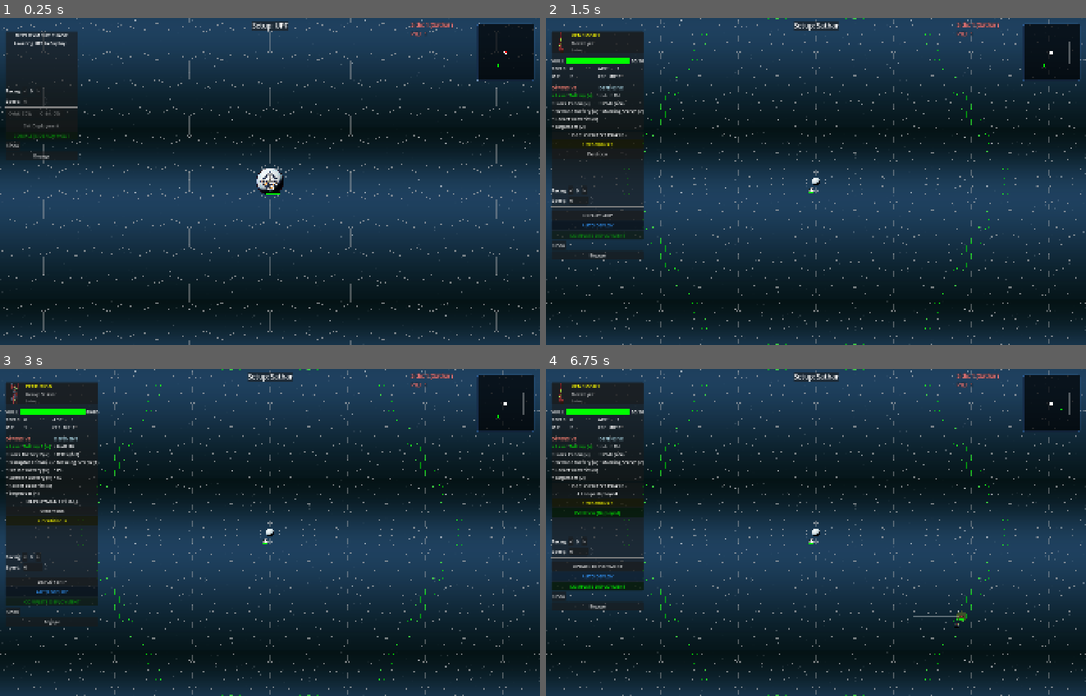
Above: before the commit, frames 1-4 (two rows, left to right).
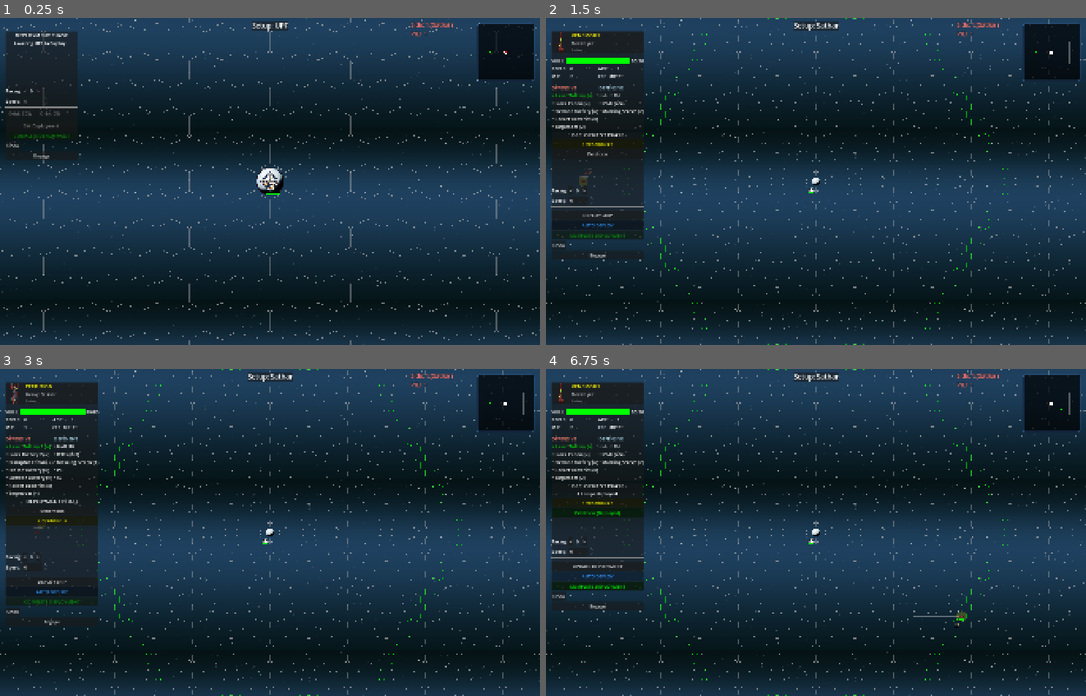
Above: after the commit, the same moments.

Repository: jjeffers/sf-kh-simulator
Game: Godot game, scene res://Scenes/Main.tscn
The game is run twice, just before and just after one commit, with the same random seed, the same clock (stepped at 60 frames per second) and the same inputs. This scene is started directly instead of the project's main scene.
Inputs:
- Up to frame 1 (0.25 s): no input
- Up to frame 2 (1.5 s): click "Undo" at 0.5 s; click "Venemous" at 1.25 s
- Up to frame 3 (3 s): click "> Venemous <" at 2 s; click "Perdition" at 2.75 s
- Up to frame 4 (6.75 s): click "Venemous" at 3.5 s; click "<" at 4.25 s; click ">" at 5 s; click "DEPLOY SHIP" at 5.75 s; click "AUTO DEPLOY" at 6.5 s

The runs differ from the first frame. In frame 1, less than 0.1% of the frame differs, in the area x 90-93%, y 10-16%; in frame 2, less than 0.1%, in the area x 6-93%, y 10-52%; in frame 3, less than 0.1%; in frame 4, nothing differs.

Commit message:
Fix ship destruction and desync issues

Diff:
--- a/Scripts/Combat.gd
+++ b/Scripts/Combat.gd
@@ -1,5 +1,7 @@
 class_name Combat
 extends Node
+
+static var combat_rng: RandomNumberGenerator = RandomNumberGenerator.new()
 
 const BASE_HIT_CHANCE = 80
 const RANGE_PENALTY = 5 # per hex
@@ -230,7 +232,7 @@
 # Returns result dict: {success: bool, chance: int, roll: int}
 static func get_hit_roll_details(dist: int, weapon: Dictionary = {}, target: Ship = null, is_head_on: bool = false, icm_count: int = 0, source: Ship = null) -> Dictionary:
 	var chance = calculate_hit_chance(dist, weapon, target, is_head_on, icm_count, source)
-	var roll = randi() % 100 + 1 # 1-100
+	var roll = combat_rng.randi() % 100 + 1 # 1-100
 	print("Combat Roll: Distance %d, Chance %d%%, Rolled %d" % [dist, chance, roll])
 	return {
 		"success": roll <= chance,
@@ -261,7 +263,7 @@
 			var sides = int(dice_part[1])
 			var total = 0
 			for i in range(count):
-				total += randi() % sides + 1
+				total += combat_rng.randi() % sides + 1
 			print("Damage Roll: %s -> %d" % [damage_str, total + bonus])
 			return total + bonus
 
@@ -270,7 +272,7 @@
 # --- Damage System ---
 
 static func calculate_damage_roll(dtm: int) -> int:
-	var roll = (randi() % 100) + 1
+	var roll = (combat_rng.randi() % 100) + 1
 	var total = roll + dtm
 	print("Damage Roll: d100(%d) + DTM(%d) = %d" % [roll, dtm, total])
 	return total
--- a/Scripts/ComputerOpponent.gd
+++ b/Scripts/ComputerOpponent.gd
@@ -147,6 +147,8 @@
 						game_manager.execute_commit_combat(attacks_data, seed_val)
 				else:
 					_think(1.0)
+			else:
+				_think(1.0)
 		GameManager.Phase.REPAIR:
 			if game_manager.repair_subphase != side_id:
 				_think(1.0)
@@ -154,8 +156,8 @@
 
 			if not _has_finished_repairs():
 				_execute_repairs()
-			else:
-				_think(1.0)
+
+			_think(1.0)
 
 # --- DEPLOYMENT ---
 func _execute_deployment():
@@ -200,8 +202,8 @@
 		# If enemy is within 18 hexes, activate the seeker!
 		if min_d <= 18:
 			game_manager.log_message("AI activating Seeker at %v! Target detected at distance %d" % [s_pos, min_d])
-			if game_manager._is_networked() and not game_manager._is_server_or_offline():
-				game_manager.rpc_activate_seeker.rpc_id(1, s_pos)
+			if game_manager._is_networked():
+				game_manager.rpc_activate_seeker.rpc(s_pos)
 			else:
 				game_manager.rpc_activate_seeker(s_pos)
 
--- a/Scripts/GameManager.gd
+++ b/Scripts/GameManager.gd
@@ -1660,11 +1660,12 @@
 
 	if _is_server_or_offline():
 		# Broadcast to all clients (Authority -> Clients)
-		# We use the SAME seed provided by the client to ensure fairness/sync
+		# Server dictates the seed to prevent Client Desync Injection
+		var final_seed = randi()
 		if _is_networked() and multiplayer.get_peers().size() > 0:
-			rpc("rpc_resolve_combat", attacks_data, rng_seed)
+			rpc("rpc_resolve_combat", attacks_data, final_seed)
 		else:
-			rpc_resolve_combat(attacks_data, rng_seed)
+			rpc_resolve_combat(attacks_data, final_seed)
 	else:
 		# If a client somehow received this (shouldn't happen if we only rpc_id(1)), ignore or log
 		pass
@@ -1677,7 +1678,7 @@
 	current_combat_state = CombatState.RESOLVING
 
 	# Sync RNG
-	seed(rng_seed)
+	Combat.combat_rng.seed = rng_seed
 
 	# Deserialize
 	pending_resolutions.clear()
@@ -4793,17 +4794,24 @@
 	call_deferred("_deferred_execute_all_movement")
 
 func _deferred_execute_all_movement():
+	var move_seed = randi()
 	if _is_networked():
-		execute_all_movement.rpc()
+		execute_all_movement.rpc(move_seed)
 	else:
-		execute_all_movement()
+		execute_all_movement(move_seed)
 
 @rpc("authority", "call_local", "reliable")
-func execute_all_movement():
+func rpc_advance_movement_side(new_side: int):
+	current_side_id = new_side
+	_update_ui_state()
+
+@rpc("authority", "call_local", "reliable")
+func execute_all_movement(move_seed: int = 0):
 	if _is_executing_movement:
 		log_message("[color=red]System Blocked concurrent attempt to execute_all_movement![/color]")
 		return
 	_is_executing_movement = true
+	Combat.combat_rng.seed = move_seed
 	var peer_id = (multiplayer.get_unique_id() if _is_networked() else 1) if _is_networked() else "Offline"
 	print(">>> DIAGNOSTIC: execute_all_movement running for side: ", current_side_id, " on peer: ", peer_id)
 	log_message("Executing Movement Phase for Side %s" % _get_side_name(current_side_id))
@@ -5220,9 +5228,7 @@
 
 	# If we are a client, we MUST apply the damage locally so the ship dies instantly visually!
 	# The Host already applied it in _resolve_mine_detonations.
-	if _is_networked() and not multiplayer.is_server():
-		if is_instance_valid(target) and hit:
-			target.take_hull_damage(damage)
+	# REMOVED double-damage logic: Clients already executed their own synced RNG damage earlier.
 
 func _calculate_mr_used_for_plan(start_pos: Vector3i, start_facing: int, path: Array[Vector3i], final_facing: int) -> int:
 	var mr = 0
@@ -5291,7 +5297,7 @@
 		if risk > 0:
 			# Use seeded RNG for multiplayer sync if available, or just randi
 			# execute_all_movement is called on Authority.
-			var roll = randi() % 100 + 1
+			var roll = Combat.combat_rng.randi() % 100 + 1
 			log_message("[color=yellow]Hull Integrity Check for %s: Roll %d vs %d%% Risk[/color]" % [s.name, roll, risk])
 			if roll <= risk:
 				log_message("[color=red]CRITICAL: %s broke apart due to structural failure during maneuvering![/color]" % s.name)
@@ -6786,7 +6792,7 @@
 	print(">>> TRIGGER ICM MID: is_networked=", _is_networked())
 	if _is_networked() and multiplayer.is_server():
 		rpc_trigger_icm_decision.rpc(attacker_name, weapon_name, weapon_type, current_chance, target.name, eligible_names)
-	else:
+	elif not _is_networked():
 		rpc_trigger_icm_decision(attacker_name, weapon_name, weapon_type, current_chance, target.name, eligible_names)
 
 @rpc("authority", "call_local", "reliable")
@@ -7714,6 +7720,14 @@
 func _find_ship_by_name(n: String) -> Ship:
 	for s in ships:
 		if is_instance_valid(s) and s.name == n: return s
+
+	# Fallback: Check children directly.
+	# This occurs if a ship was locally predicted as destroyed (removed from `ships` array)
+	# but an authoritative state update from the server needs to resurrect it.
+	for child in get_children():
+		if child is Ship and is_instance_valid(child) and child.name == n:
+			return child
+
 	return null
 
 @rpc('any_peer', 'call_local', 'reliable')
--- a/Scripts/Ship.gd
+++ b/Scripts/Ship.gd
@@ -203,6 +203,11 @@
 		trigger_explosion()
 	elif net_is_destroyed:
 		is_destroyed = true
+	elif not net_is_destroyed and is_destroyed:
+		# Resurrect based on authoritative host state
+		is_destroyed = false
+		is_exploding = false
+		visible = true
 
 	if is_destroyed and hull > 0: hull = 0 # Safety
 
